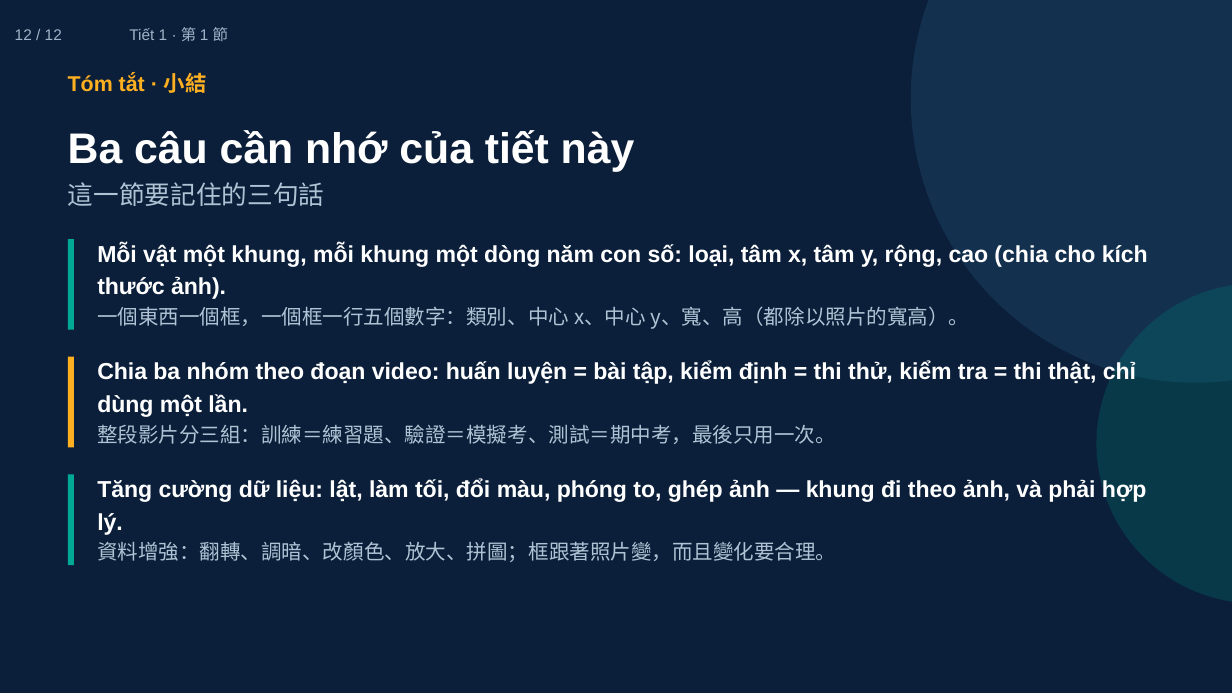
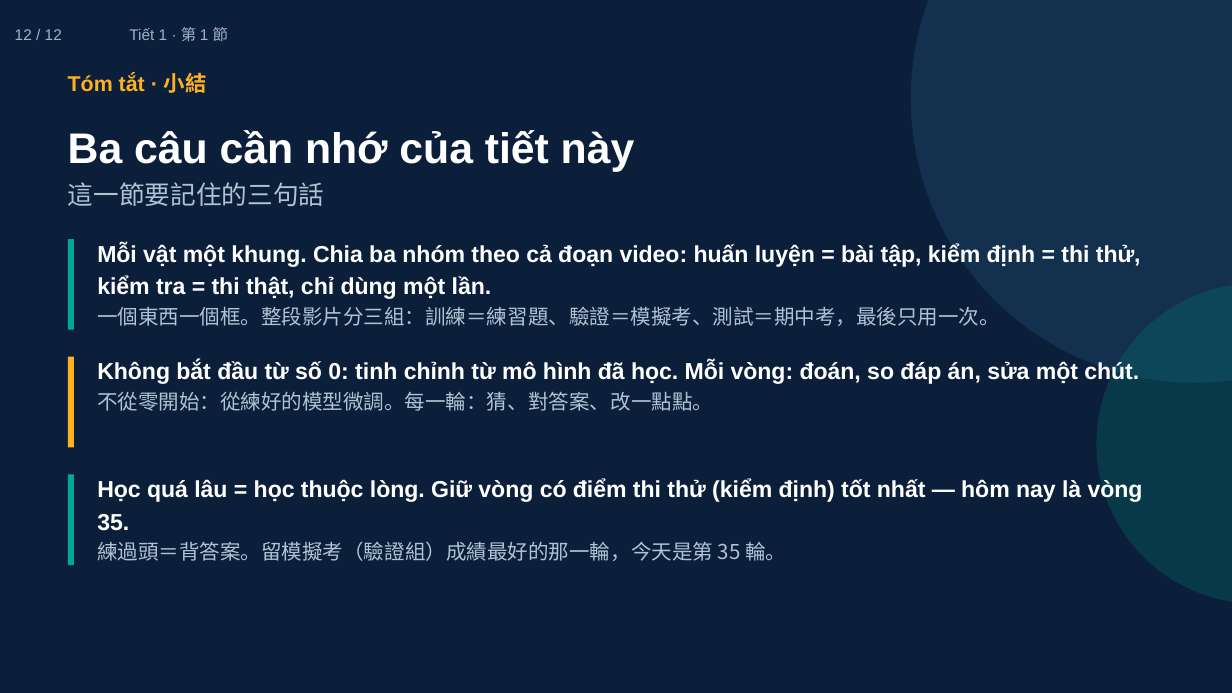
Before and after one commit to ch-neural/MITUST-Principles-of-Self-Driving-Cars, a slide deck: slide 12 of 第十週(11-12)/第十週_第1節_簡報.pptx. Drawn at 1232x693 pixels with LibreOffice and Linux fonts; fonts in the diff are those of the drawing. Boxes give left, top, right and bottom in pixels: in the first picture for what was removed or moved away, otherwise in the second. Text is boxed around its words. In the diff, an @@ line names an element or a change of style, - is before the commit and + after.

```diff
--- a/第十週(11-12)/第十週_第1節_簡報.pptx
+++ b/第十週(11-12)/第十週_第1節_簡報.pptx
@@ text at <box>97,243,1141,326</box>: text changed @@
-Mỗi vật một khung, mỗi khung một dòng năm con số: loại, tâm x, tâm y, rộng, cao (chia cho kích thước ảnh).
-一個東西一個框，一個框一行五個數字：類別、中心 x、中心 y、寬、高（都除以照片的寬高）。
+Mỗi vật một khung. Chia ba nhóm theo cả đoạn video: huấn luyện = bài tập, kiểm định = thi thử, kiểm tra = thi thật, chỉ dùng một lần.
+一個東西一個框。整段影片分三組：訓練＝練習題、驗證＝模擬考、測試＝期中考，最後只用一次。
@@ text at <box>97,361,1139,411</box>: text changed @@
-Chia ba nhóm theo đoạn video: huấn luyện = bài tập, kiểm định = thi thử, kiểm tra = thi thật, chỉ dùng một lần.
-整段影片分三組：訓練＝練習題、驗證＝模擬考、測試＝期中考，最後只用一次。
+Không bắt đầu từ số 0: tinh chỉnh từ mô hình đã học. Mỗi vòng: đoán, so đáp án, sửa một chút.
+不從零開始：從練好的模型微調。每一輪：猜、對答案、改一點點。
@@ text at <box>97,479,1143,561</box>: text changed @@
-Tăng cường dữ liệu: lật, làm tối, đổi màu, phóng to, ghép ảnh — khung đi theo ảnh, và phải hợp lý.
-資料增強：翻轉、調暗、改顏色、放大、拼圖；框跟著照片變，而且變化要合理。
+Học quá lâu = học thuộc lòng. Giữ vòng có điểm thi thử (kiểm định) tốt nhất — hôm nay là vòng 35.
+練過頭＝背答案。留模擬考（驗證組）成績最好的那一輪，今天是第 35 輪。
```
Also in this commit, not shown: 6 other slides changed, 3 slides added, 3 slides removed, 3 other files.
